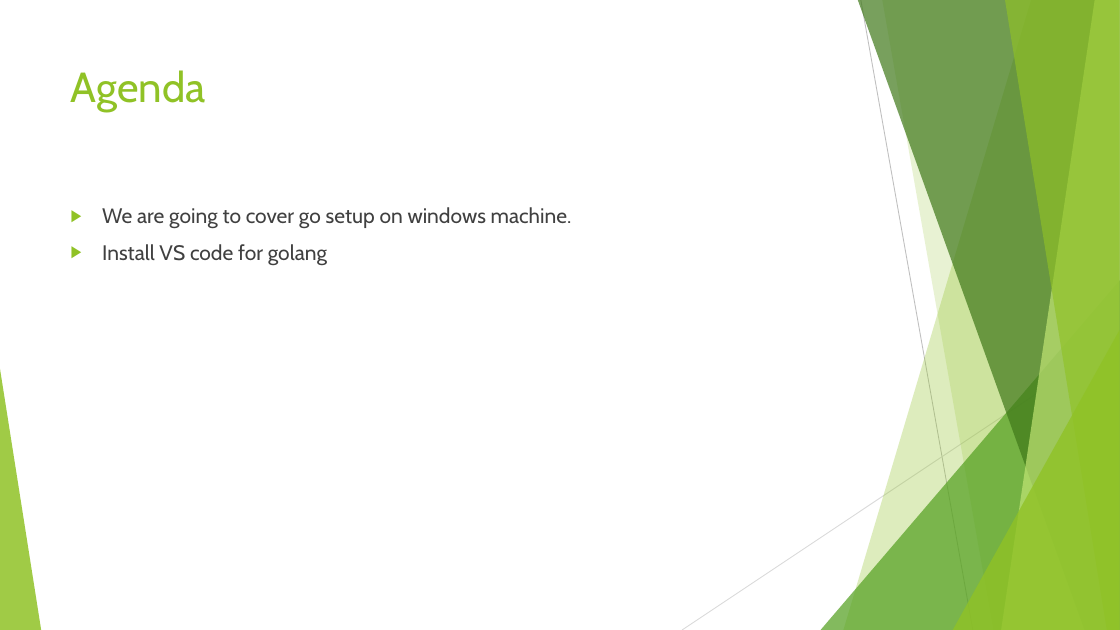
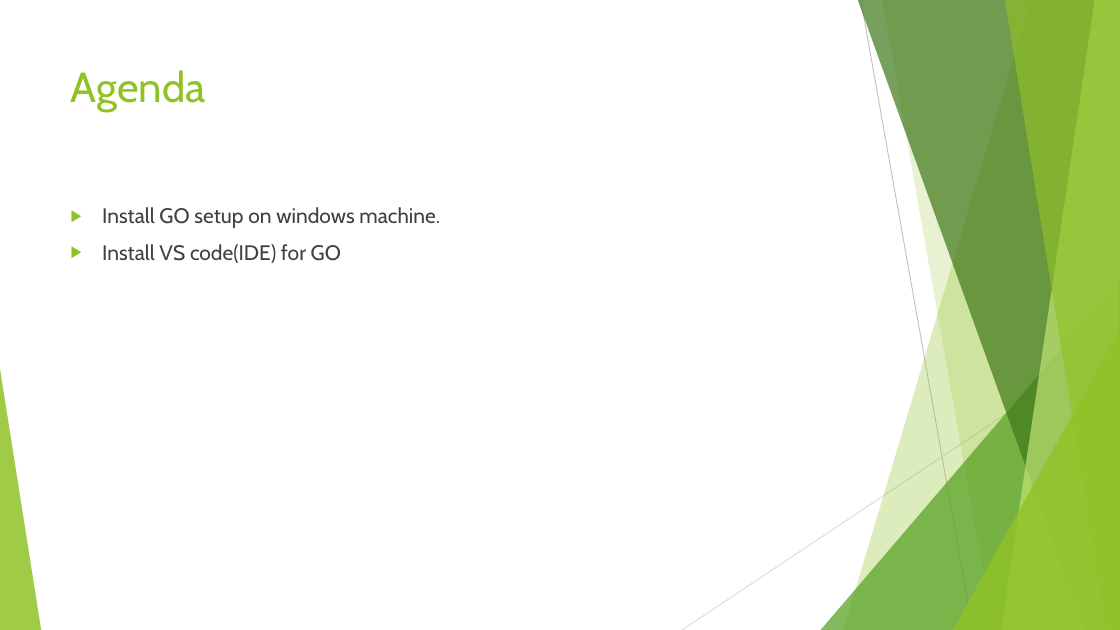
Before and after one commit to vivekdubeydeveloper/goquickstart, a slide deck: slide 4 of goquickstart.pptx. Drawn at 1120x630 pixels with LibreOffice and Linux fonts; fonts in the diff are those of the drawing. Boxes give left, top, right and bottom in pixels: in the first picture for what was removed or moved away, otherwise in the second. Text is boxed around its words. In the diff, an @@ line names an element or a change of style, - is before the commit and + after.

```diff
--- a/goquickstart.pptx
+++ b/goquickstart.pptx
@@ text at box(102, 207, 440, 263): text changed @@
-▶ We are going to cover go setup on windows machine.
-▶ Install VS code for golang
+▶ Install GO setup on windows machine.
+▶ Install VS code(IDE) for GO
```
Also in this commit, not shown: 7 other slides changed.
